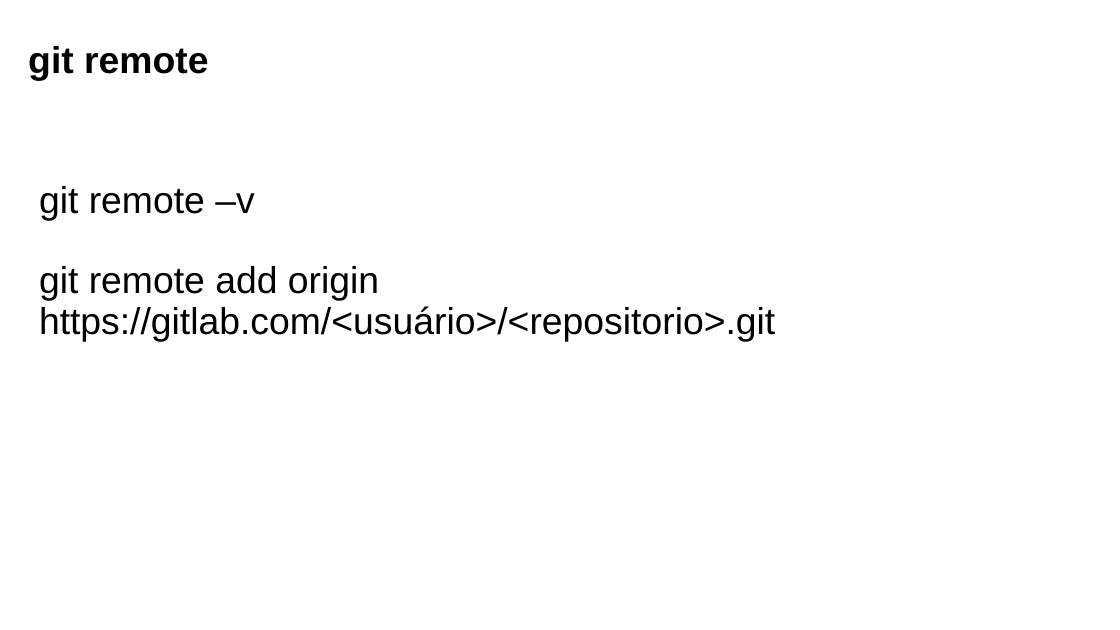
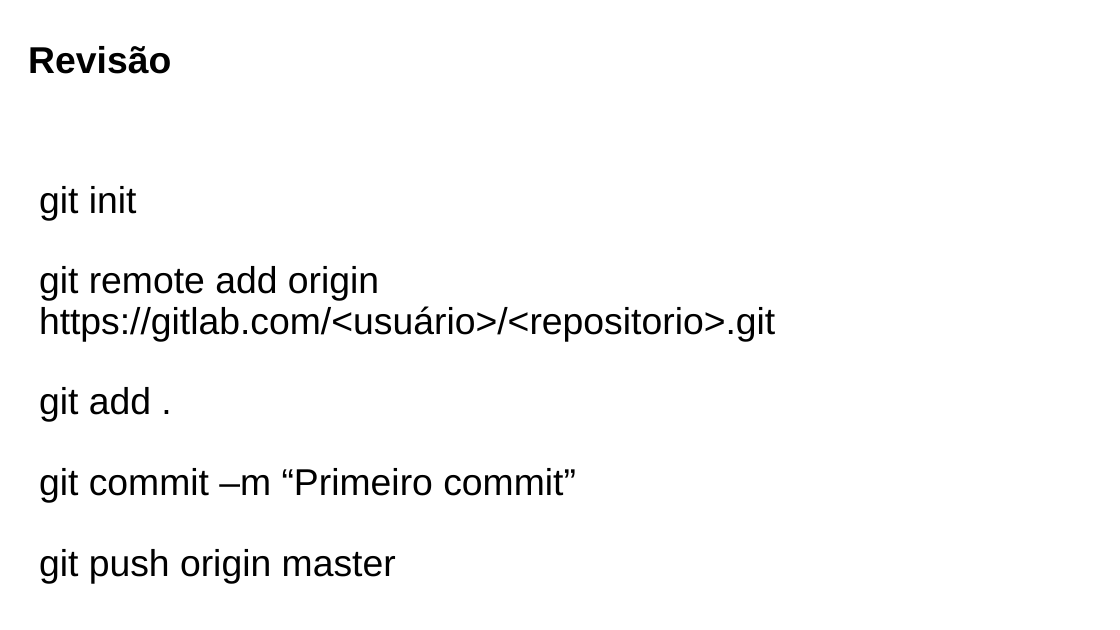
Before and after one commit to yunoguthi/testeCursoGit, a slide deck: slide 3 of git.pptx (slide 13 before the commit). Drawn at 1120x630 pixels with LibreOffice and Linux fonts; fonts in the diff are those of the drawing; background and template pictures are left out. Boxes give left, top, right and bottom in pixels: in the first picture for what was removed or moved away, otherwise in the second. Text is boxed around its words. In the diff, an @@ line names an element or a change of style, - is before the commit and + after.

```diff
--- a/git.pptx
+++ b/git.pptx
@@ text at (28, 46, 171, 74): text changed @@
-git remote
+Revisão
@@ text at (39, 186, 137, 220): text changed @@
-git remote –v
+git init
@@ text at (39, 387, 576, 583): paragraphs added @@
+git add .
+git commit –m “Primeiro commit”
+git push origin master
```
Also in this commit, not shown: 2 other slides changed, 14 slides removed, 1 other file.
